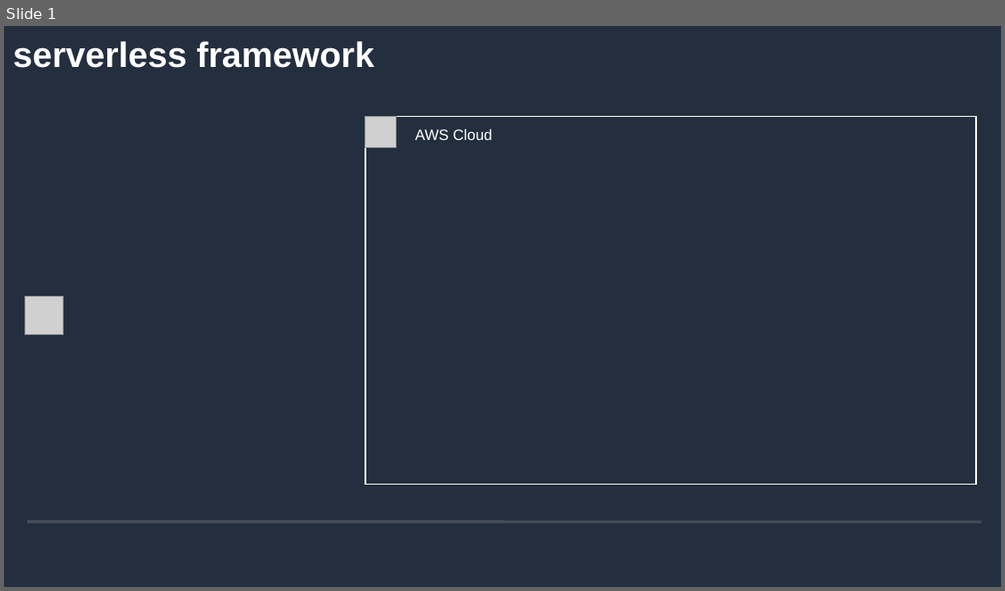
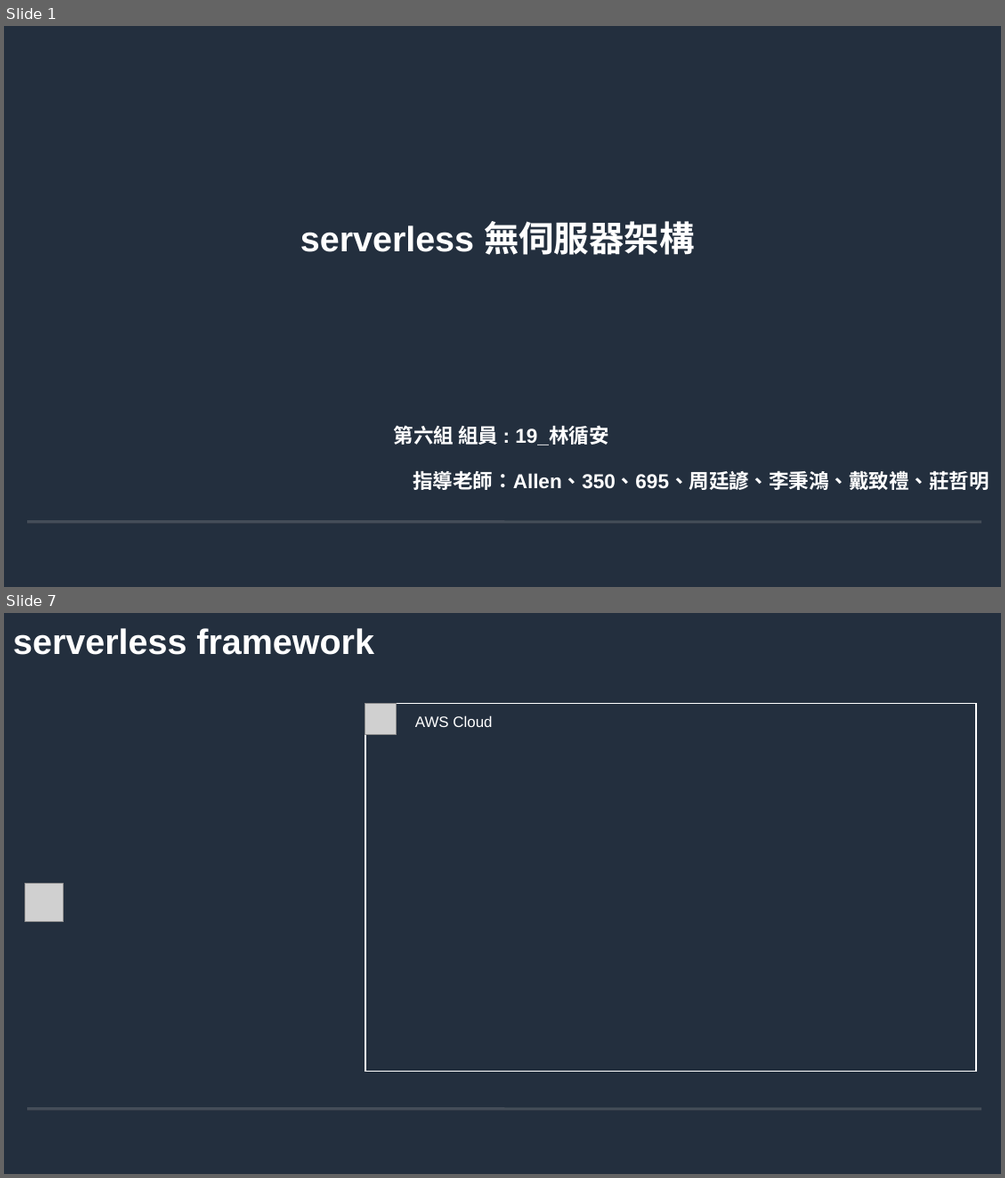
Before and after one commit to andygithub9/cfc104_2, a slide deck: 104.odp. Shown one above the other, each under a label of ours: slide 1 before the commit, slides 1 and 7 after it; the slides between them are not shown. The pictures are 1005x591 and 1005x1178 pixels, drawn with LibreOffice and Linux fonts; fonts in the diff are those of the drawing; grey boxes stand for pictures; background and template pictures are left out. Boxes give left, top, right and bottom in pixels: in the first picture for what was removed or moved away, otherwise in the second. Text is boxed around its words. In the diff, an @@ line names an element or a change of style, - is before the commit and + after.

```diff
--- a/104.odp
+++ b/104.odp
@@ slide 1 added at [4,26,1001,587], background #232F3E; not listed: 2 template elements that a slide beside it also shows @@
@@ title added at [300,221,695,255], 28 pt, text #FFFFFF, bold @@
+serverless 無伺服器架構
@@ title added at [394,425,608,445], 16 pt, text #FFFFFF, bold @@
+第六組 組員 : 19_林循安
@@ title added at [413,470,989,490], 16 pt, text #FFFFFF, bold @@
+指導老師：Allen、350、695、周廷諺、李秉鴻、戴致禮、莊哲明
@@ what was slide 1 is now slide 7 @@
```
Also in this commit, not shown: 2 slides changed, 19 other slides added.
